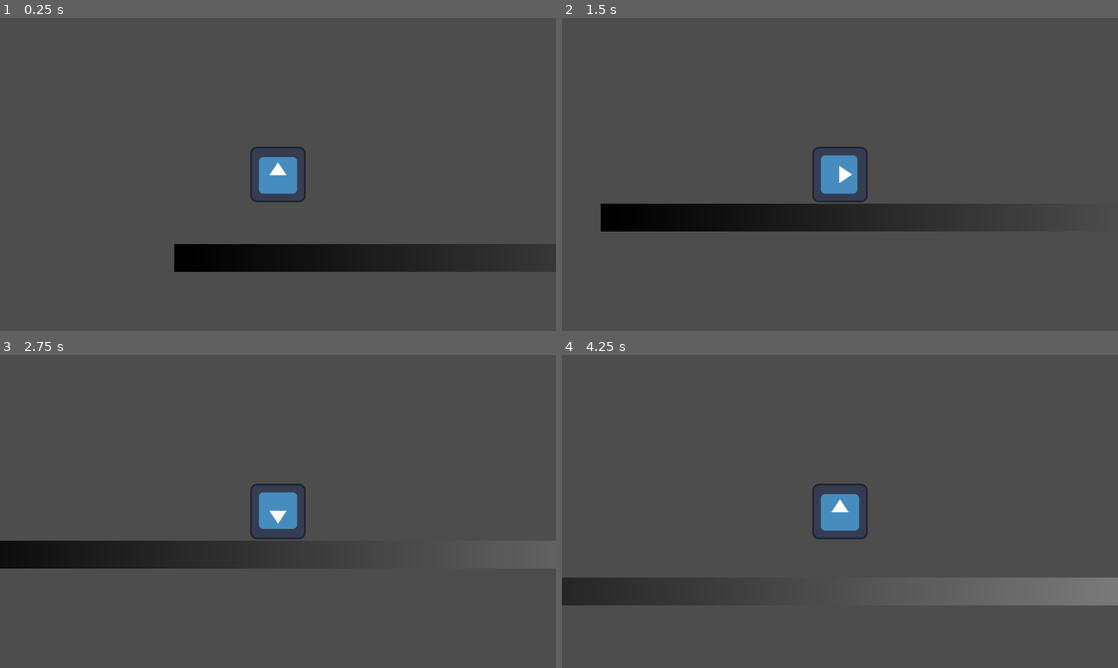
Above: before the commit, frames 1-4 (two rows, left to right).
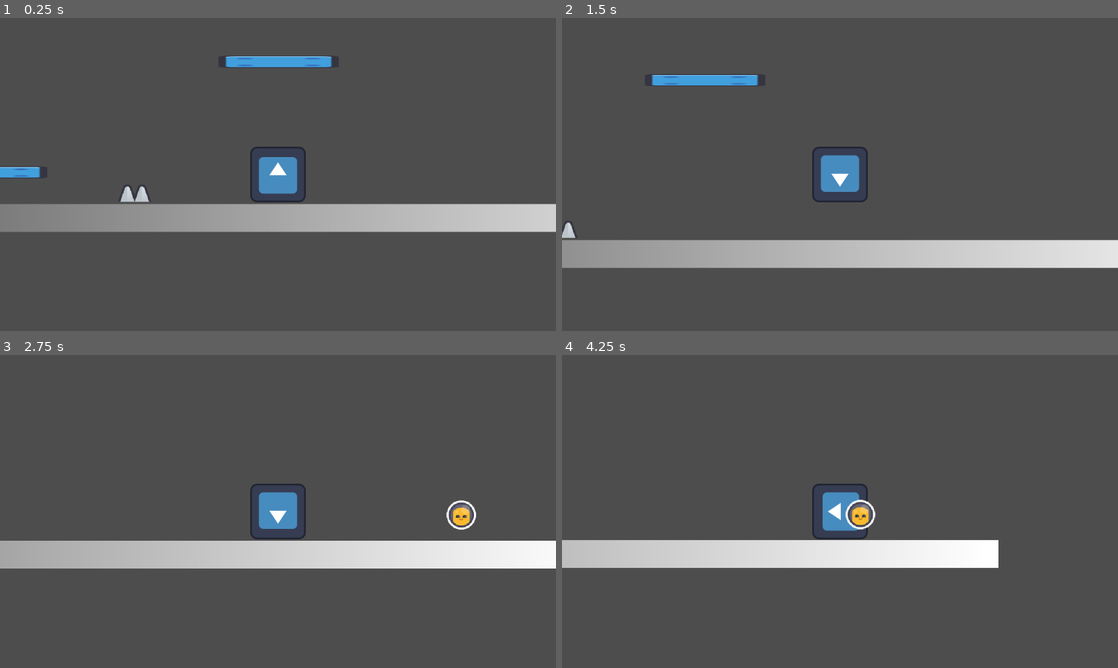
Above: after the commit, the same moments.

Repository: mhdkia/Mortal-Game
Game: Godot game, scene res://scene/main.tscn
Same seed, same stepped clock (60 frames per second), same inputs: the game is played once before the commit and once after it. The engine's default icon, where the game draws it, is replaced by a stand-in: a white triangle on a blue panel in a dark square.
Inputs:
- Up to frame 1 (0.25 s): no input
- Up to frame 2 (1.5 s): tap Space (jump) at 0.6, 0.77, 1.07, 1.35 s
- Up to frame 3 (2.75 s): tap Space (jump) at 1.52, 1.82, 2.1 s
- Up to frame 4 (4.25 s): tap Space (jump) at 2.85, 3.02, 3.32, 3.6, 3.77, 4.07 s

The runs differ from the first frame. In frame 1, 16% of the frame differs, in the area x 0-100%, y 12-82%; in frame 2, 16%; in frame 3, 9.2%; in frame 4, 11%.

Commit message:
Ajout des obstacles et premier portails

Diff:
--- a/project.godot
+++ b/project.godot
@@ -20,6 +20,10 @@
 window/size/viewport_width=1280
 window/size/viewport_height=720
 
+[global_group]
+
+dead=""
+
 [input]
 
 jump={
@@ -32,3 +36,4 @@
 
 renderer/rendering_method="gl_compatibility"
 renderer/rendering_method.mobile="gl_compatibility"
+textures/vram_compression/import_etc2_astc=true
--- /dev/null
+++ b/scene/block.tscn
@@ -0,0 +1,18 @@
+[gd_scene load_steps=3 format=3 uid="uid://bvfexotuse4vm"]
+
+[ext_resource type="Texture2D" uid="uid://dh2ibtt7ivs4a" path="res://assets/block_spikes.png" id="1_xv03h"]
+
+[sub_resource type="RectangleShape2D" id="RectangleShape2D_osf0l"]
+size = Vector2(61, 56)
+
+[node name="Block" type="StaticBody2D" groups=["dead"]]
+collision_layer = 3
+collision_mask = 3
+
+[node name="Sprite2D" type="Sprite2D" parent="."]
+texture_filter = 1
+texture = ExtResource("1_xv03h")
+
+[node name="CollisionShape2D" type="CollisionShape2D" parent="."]
+position = Vector2(0.5, 0)
+shape = SubResource("RectangleShape2D_osf0l")
--- /dev/null
+++ b/scene/drapeau.tscn
@@ -0,0 +1,38 @@
+[gd_scene load_steps=4 format=3 uid="uid://dfd3m3564y807"]
+
+[ext_resource type="Script" uid="uid://1hc4lnuc33di" path="res://scripts/drapeau.gd" id="1_lke7u"]
+[ext_resource type="Texture2D" uid="uid://2utuyhbnn6xd" path="res://assets/flag_red_a.png" id="2_gr4cl"]
+
+[sub_resource type="RectangleShape2D" id="RectangleShape2D_23uu2"]
+size = Vector2(65, 62)
+
+[node name="Drapeau" type="Area2D"]
+script = ExtResource("1_lke7u")
+
+[node name="Sprite2D" type="Sprite2D" parent="."]
+texture_filter = 1
+texture = ExtResource("2_gr4cl")
+
+[node name="CollisionShape2D" type="CollisionShape2D" parent="."]
+position = Vector2(0.5, 2)
+shape = SubResource("RectangleShape2D_23uu2")
+
+[node name="CanvasLayer" type="CanvasLayer" parent="."]
+visible = false
+
+[node name="Label" type="Label" parent="CanvasLayer"]
+anchors_preset = 8
+anchor_left = 0.5
+anchor_top = 0.5
+anchor_right = 0.5
+anchor_bottom = 0.5
+offset_left = -138.0
+offset_top = -51.5
+offset_right = 138.0
+offset_bottom = 51.5
+grow_horizontal = 2
+grow_vertical = 2
+theme_override_font_sizes/font_size = 75
+text = "Victoire"
+
+[connection signal="body_entered" from="." to="." method="_on_body_entered"]
--- a/scene/main.tscn
+++ b/scene/main.tscn
@@ -1,6 +1,10 @@
-[gd_scene load_steps=5 format=3 uid="uid://0ynpqmi7tkb8"]
+[gd_scene load_steps=9 format=3 uid="uid://0ynpqmi7tkb8"]
 
 [ext_resource type="PackedScene" uid="uid://cvuxvjy30ecm8" path="res://scene/player.tscn" id="1_itxqv"]
+[ext_resource type="PackedScene" uid="uid://bwypbj4ugfcmb" path="res://scene/spike.tscn" id="2_v0l8b"]
+[ext_resource type="PackedScene" uid="uid://cbvcdyf6rowyl" path="res://scene/plateforme.tscn" id="4_brvut"]
+[ext_resource type="PackedScene" uid="uid://2vc8ay1k5tnf" path="res://scene/portail_gravity.tscn" id="5_0ha60"]
+[ext_resource type="PackedScene" uid="uid://dfd3m3564y807" path="res://scene/drapeau.tscn" id="5_4j5ol"]
 
 [sub_resource type="Gradient" id="Gradient_v0l8b"]
 
@@ -23,5 +27,58 @@
 position = Vector2(1924, 619)
 shape = SubResource("RectangleShape2D_brvut")
 
+[node name="StaticBody2D2" type="StaticBody2D" parent="."]
+position = Vector2(2928, -626)
+
+[node name="Sprite2D" type="Sprite2D" parent="StaticBody2D2"]
+position = Vector2(1930.5, 605.99994)
+scale = Vector2(61.140625, 1)
+texture = SubResource("GradientTexture2D_wp4xf")
+
+[node name="CollisionShape2D" type="CollisionShape2D" parent="StaticBody2D2"]
+position = Vector2(1924, 619)
+shape = SubResource("RectangleShape2D_brvut")
+
+[node name="StaticBody2D3" type="StaticBody2D" parent="."]
+position = Vector2(6222, 165)
+
+[node name="Sprite2D" type="Sprite2D" parent="StaticBody2D3"]
+position = Vector2(1930.5, 605.99994)
+scale = Vector2(61.140625, 1)
+texture = SubResource("GradientTexture2D_wp4xf")
+
+[node name="CollisionShape2D" type="CollisionShape2D" parent="StaticBody2D3"]
+position = Vector2(1924, 619)
+shape = SubResource("RectangleShape2D_brvut")
+
 [node name="Player" parent="." instance=ExtResource("1_itxqv")]
-position = Vector2(150.24353, 373.75635)
+position = Vector2(2459.4849, 478.61725)
+
+[node name="Obstacles" type="Node" parent="."]
+
+[node name="Spike" parent="Obstacles" instance=ExtResource("2_v0l8b")]
+position = Vector2(1532, 530)
+scale = Vector2(1.2, 1.2)
+
+[node name="Spike2" parent="Obstacles" instance=ExtResource("2_v0l8b")]
+position = Vector2(2192, 531)
+scale = Vector2(1.2, 1.2)
+
+[node name="Plateforme" parent="." instance=ExtResource("4_brvut")]
+position = Vector2(1688, 483)
+
+[node name="Plateforme2" parent="." instance=ExtResource("4_brvut")]
+position = Vector2(2417, 171)
+horizontal = false
+
+[node name="PortailGravity" parent="." instance=ExtResource("5_0ha60")]
+position = Vector2(3569, 515)
+scale = Vector2(1.2, 1.2)
+
+[node name="PortailGravity2" parent="." instance=ExtResource("5_0ha60")]
+position = Vector2(6394, 103.00001)
+scale = Vector2(1.2, 1.2)
+invert_gravity = false
+
+[node name="Drapeau" parent="." instance=ExtResource("5_4j5ol")]
+position = Vector2(7479, 702)
--- /dev/null
+++ b/scene/plateforme.tscn
@@ -0,0 +1,19 @@
+[gd_scene load_steps=4 format=3 uid="uid://cbvcdyf6rowyl"]
+
+[ext_resource type="Texture2D" uid="uid://d0fag1qknhmrk" path="res://assets/block_blue.png" id="1_m0krw"]
+[ext_resource type="Script" uid="uid://bbsrai75mc12m" path="res://scripts/plateforme.gd" id="1_ntr6e"]
+
+[sub_resource type="RectangleShape2D" id="RectangleShape2D_ntr6e"]
+size = Vector2(272, 25)
+
+[node name="Plateforme" type="StaticBody2D"]
+script = ExtResource("1_ntr6e")
+
+[node name="Sprite2D" type="Sprite2D" parent="."]
+position = Vector2(106.5, 18)
+scale = Vector2(4.328125, 0.4375)
+texture = ExtResource("1_m0krw")
+
+[node name="CollisionShape2D" type="CollisionShape2D" parent="."]
+position = Vector2(105, 18.5)
+shape = SubResource("RectangleShape2D_ntr6e")
--- a/scene/player.tscn
+++ b/scene/player.tscn
@@ -6,8 +6,18 @@
 [sub_resource type="RectangleShape2D" id="RectangleShape2D_onrkg"]
 size = Vector2(129, 131)
 
+[sub_resource type="ParticleProcessMaterial" id="ParticleProcessMaterial_hjaqi"]
+particle_flag_disable_z = true
+angle_min = 1.0728835e-05
+angle_max = 180.00002
+initial_velocity_max = 250.0
+gravity = Vector3(0, 1200, 0)
+scale_max = 67.67
+
 [node name="Player" type="CharacterBody2D"]
+collision_mask = 7
 script = ExtResource("1_hjaqi")
+jump_force = -700
 
 [node name="Sprite2D" type="Sprite2D" parent="."]
 texture = ExtResource("2_fvtld")
@@ -17,3 +27,10 @@
 shape = SubResource("RectangleShape2D_onrkg")
 
 [node name="Camera2D" type="Camera2D" parent="."]
+
+[node name="GPUParticles2D" type="GPUParticles2D" parent="."]
+emitting = false
+amount = 24
+lifetime = 0.5
+one_shot = true
+process_material = SubResource("ParticleProcessMaterial_hjaqi")
--- /dev/null
+++ b/scene/portail_gravity.tscn
@@ -0,0 +1,20 @@
+[gd_scene load_steps=4 format=3 uid="uid://2vc8ay1k5tnf"]
+
+[ext_resource type="Texture2D" uid="uid://c0t2rfos5ggsi" path="res://assets/hud_player_helmet_yellow.png" id="1_sfdnn"]
+[ext_resource type="Script" uid="uid://jgamasce0ao8" path="res://scripts/portail_gravity.gd" id="1_ub6vk"]
+
+[sub_resource type="CircleShape2D" id="CircleShape2D_ub6vk"]
+radius = 57.07889
+
+[node name="PortailGravity" type="Area2D"]
+collision_layer = 7
+script = ExtResource("1_ub6vk")
+
+[node name="Sprite2D" type="Sprite2D" parent="."]
+texture_filter = 1
+texture = ExtResource("1_sfdnn")
+
+[node name="CollisionShape2D" type="CollisionShape2D" parent="."]
+shape = SubResource("CircleShape2D_ub6vk")
+
+[connection signal="body_entered" from="." to="." method="_on_body_entered"]
--- /dev/null
+++ b/scene/spike.tscn
@@ -0,0 +1,22 @@
+[gd_scene load_steps=4 format=3 uid="uid://bwypbj4ugfcmb"]
+
+[ext_resource type="Script" uid="uid://8qfjbiqqk7mq" path="res://scripts/spike.gd" id="1_vi0yg"]
+[ext_resource type="Texture2D" uid="uid://irqi0dyegae0" path="res://assets/spikes.png" id="2_dlj5e"]
+
+[sub_resource type="RectangleShape2D" id="RectangleShape2D_0uyoc"]
+size = Vector2(54.000004, 32.666668)
+
+[node name="Spike" type="Area2D"]
+scale = Vector2(1.5, 1.5)
+collision_layer = 3
+script = ExtResource("1_vi0yg")
+
+[node name="Sprite2D" type="Sprite2D" parent="."]
+texture_filter = 1
+texture = ExtResource("2_dlj5e")
+
+[node name="CollisionShape2D" type="CollisionShape2D" parent="."]
+position = Vector2(0.33333302, 15.666667)
+shape = SubResource("RectangleShape2D_0uyoc")
+
+[connection signal="body_entered" from="." to="." method="_on_body_entered"]
--- /dev/null
+++ b/scripts/drapeau.gd
@@ -0,0 +1,10 @@
+extends Area2D
+
+
+
+func _on_body_entered(body: Node2D) -> void:
+	if body.name == "Player":
+		get_tree().paused = true
+		$CanvasLayer.visible = true
+		await get_tree().create_timer(5.0).timeout
+		get_tree().quit()
--- /dev/null
+++ b/scripts/plateforme.gd
@@ -0,0 +1,19 @@
+extends StaticBody2D
+
+@export var move_distance := 120
+@export var move_speed := 2.0
+@export var horizontal := true
+
+var start_position : Vector2
+var time := 0.0
+
+func _ready() -> void:
+	start_position = global_position
+
+func _physics_process(delta: float) -> void:
+	time += delta * move_speed
+	var offset := sin(time) * move_distance
+	if horizontal:
+		global_position.x = start_position.x + offset
+	else:
+		global_position.y = start_position.y + offset
--- a/scripts/player.gd
+++ b/scripts/player.gd
@@ -6,7 +6,8 @@
 
 # variable pour faire tourner le joueur quand il saute
 var face_index := 0
-
+# variable de la gravité du joueur
+var gravity_direction := 1
 
 func _physics_process(delta: float) -> void:
 	#mouvement automatique vers la droite
@@ -15,12 +16,12 @@
 	#gravite
 
 	if not is_on_floor():
-		velocity.y += gravity * delta
+		velocity.y += gravity * gravity_direction * delta
 	# rotation progressive
 
 	# Saut
-	if Input.is_action_just_pressed("jump") and is_on_floor():
-		velocity.y = jump_force
+	if Input.is_action_just_pressed("jump") and is_on_surface():
+		velocity.y = jump_force * gravity_direction
 
 		#ajoute 90 degree a chaque saut
 		face_index = (face_index + 1) % 4
@@ -29,3 +30,34 @@
 
 
 	move_and_slide()
+	# c"est la fonction qui gere la mort du joueur avec les autres obstacles
+	check_death()
+
+
+func die():
+	$Sprite2D.visible = false
+	$CollisionShape2D.disabled = true
+	$GPUParticles2D.global_position = global_position
+	$GPUParticles2D.emitting = true
+	await  get_tree().create_timer(0.6).timeout
+
+	get_tree().quit()
+
+
+func check_death():
+	for i in get_slide_collision_count():
+		var collision = get_slide_collision(i)
+		if collision.get_collider().is_in_group("dead"):
+			die()
+
+# fonction qui permet d'inverser la gravité du joueur
+func set_gravity(invert: bool):
+	gravity_direction = -1 if invert else 1
+	rotation = face_index * PI / 2
+
+
+func is_on_surface() -> bool:
+	if gravity_direction == 1:
+		return is_on_floor()
+	else:
+		return is_on_ceiling()
--- /dev/null
+++ b/scripts/portail_gravity.gd
@@ -0,0 +1,9 @@
+extends Area2D
+# cette variables permet de changer la gravité et de l'inverser
+@export var invert_gravity := true
+
+
+
+func _on_body_entered(body: Node2D) -> void:
+	if body.has_method("set_gravity"):
+		body.set_gravity(invert_gravity)
--- /dev/null
+++ b/scripts/spike.gd
@@ -0,0 +1,7 @@
+extends Area2D
+
+
+
+func _on_body_entered(body: Node2D) -> void:
+	if  body.name == "Player":
+		body.die()
Binary file added: assets/block_blue.png
Not shown, added: assets/block_blue.png.import
Binary file added: assets/block_red.png
Not shown, added: assets/block_red.png.import
Binary file added: assets/block_spikes.png
Not shown, added: assets/block_spikes.png.import
Binary file added: assets/flag_red_a.png
Not shown, added: assets/flag_red_a.png.import
Binary file added: assets/hud_player_helmet_yellow.png
Not shown, added: assets/hud_player_helmet_yellow.png.import
Binary file added: assets/saw.png
Not shown, added: assets/saw.png.import
(and 12 more such lines)
